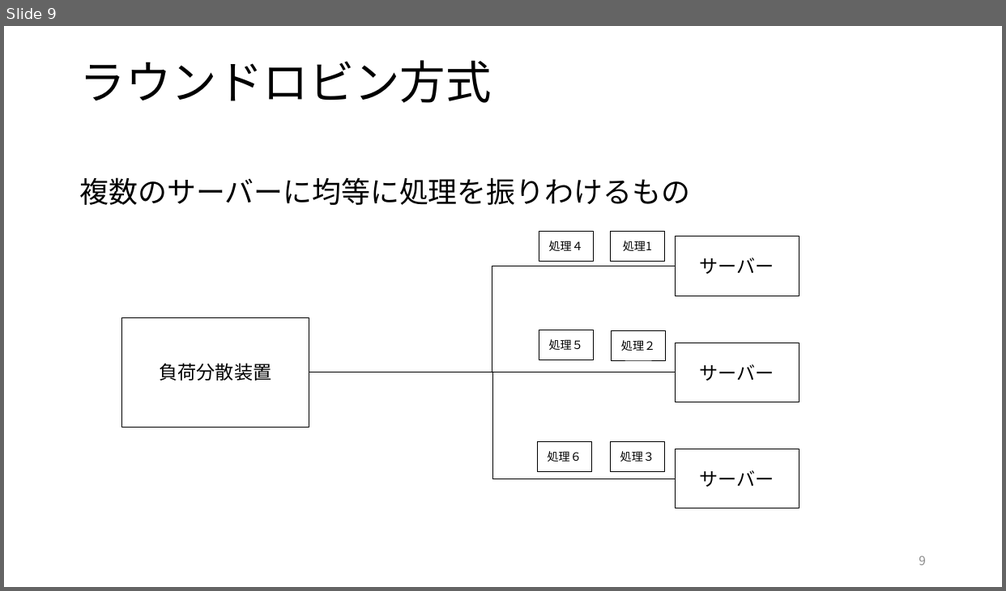
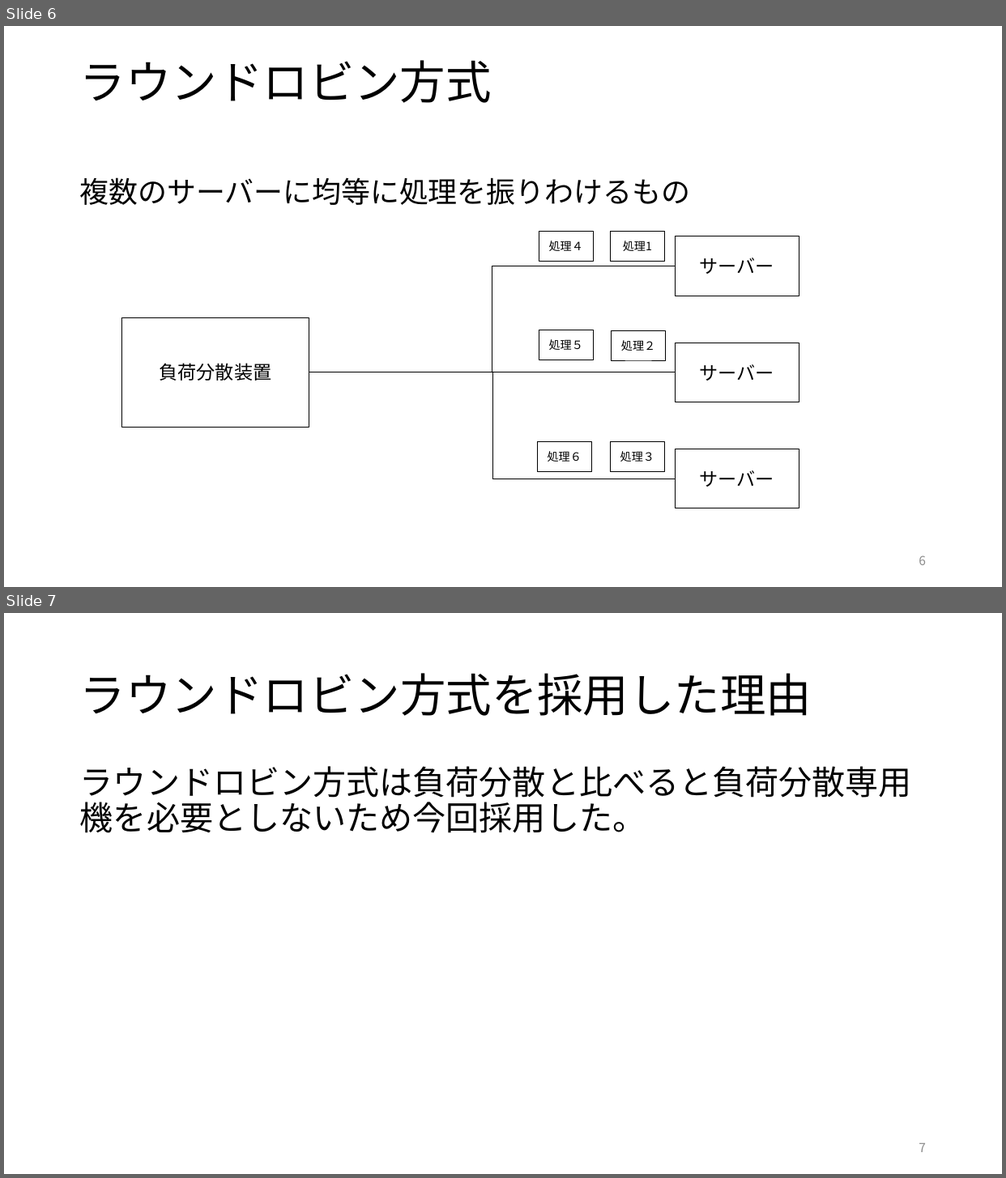
Before and after one commit to kait-takanolab/1821144-yoshii-thesis, a slide deck: 1821144_yoshii_sotsuken_0725.pptx. Shown one above the other, each under a label of ours: slide 9 before the commit, slides 6 and 7 after it. The pictures are 1006x591 and 1006x1178 pixels, drawn with LibreOffice and Linux fonts; fonts in the diff are those of the drawing. Boxes give left, top, right and bottom in pixels: in the first picture for what was removed or moved away, otherwise in the second. Text is boxed around its words. In the diff, an @@ line names an element or a change of style, - is before the commit and + after.

```diff
--- a/1821144_yoshii_sotsuken_0725.pptx
+++ b/1821144_yoshii_sotsuken_0725.pptx
@@ slide 7 added at (4,613,1002,1174), background #FFFFFF @@
@@ title added at (80,673,812,716), 44 pt, text #000000 @@
+ラウンドロビン方式を採用した理由
@@ text added at (80,766,912,833), 32 pt, text #000000 @@
+ラウンドロビン方式は負荷分散と比べると負荷分散専用機を必要としないため今回採用した。
@@ page number added at (918,1144,926,1152), 12 pt, text #8C8C8C @@
+7
@@ what was slide 9 is now slide 6 @@
@@ page number at (918,556,926,565): text changed @@
-9
+6
```
Also in this commit, not shown: 6 slides changed, 2 other slides added, 2 slides removed.
